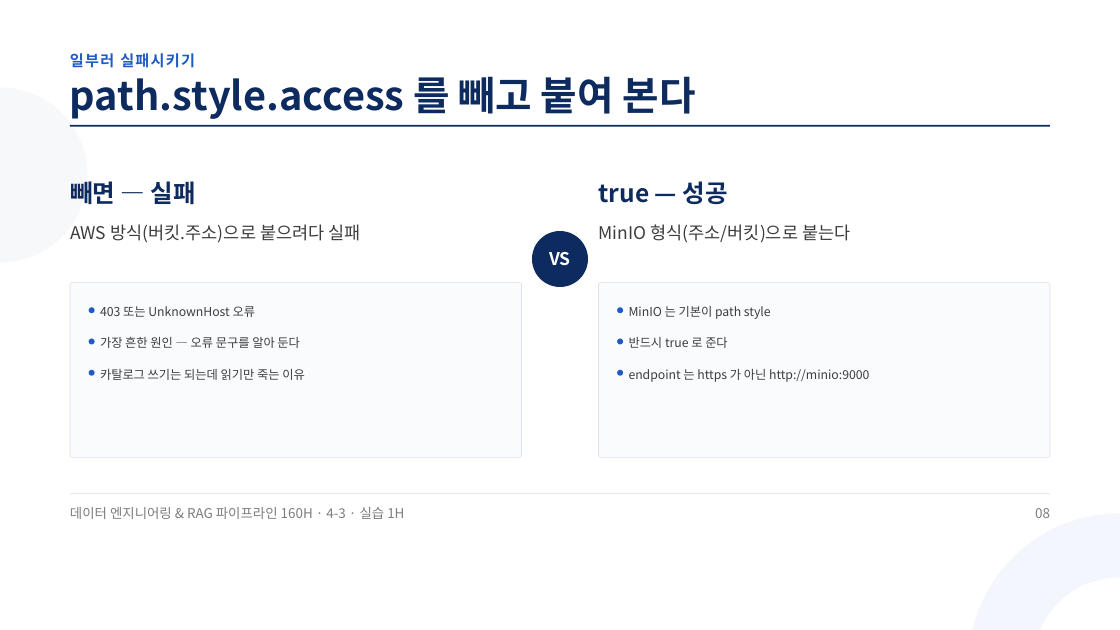
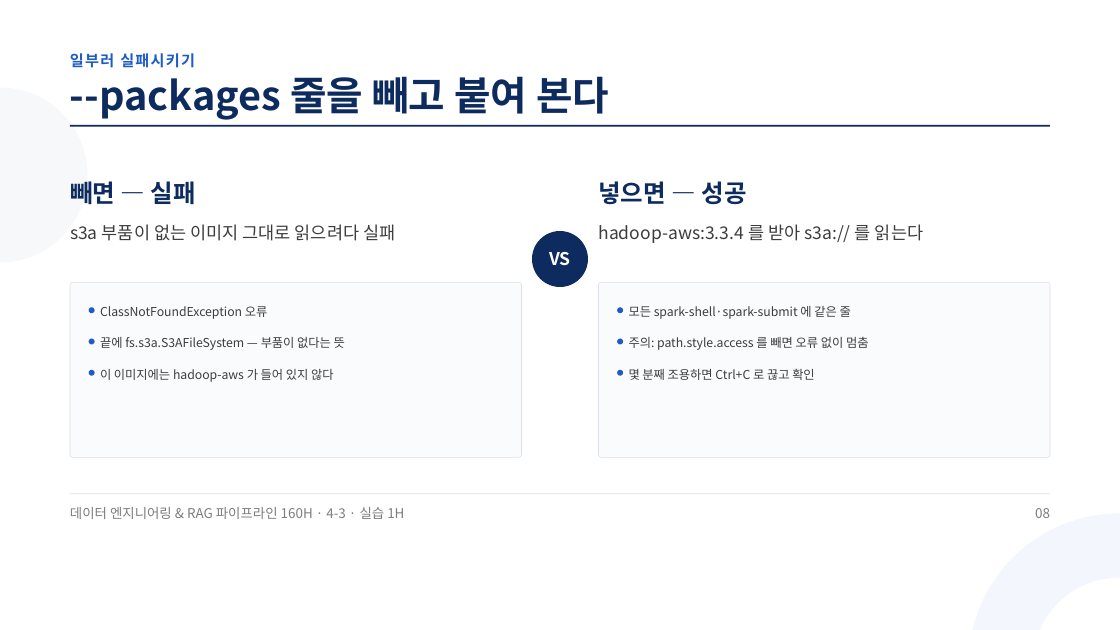
Before and after one commit to aebonlee/materials, a slide deck: slide 8 of data-eng/decks/w4d3s2.pptx. Drawn at 1120x630 pixels with LibreOffice and Linux fonts; fonts in the diff are those of the drawing. Boxes give left, top, right and bottom in pixels: in the first picture for what was removed or moved away, otherwise in the second. Text is boxed around its words. In the diff, an @@ line names an element or a change of style, - is before the commit and + after.

Commit message:
data-eng 4-3 덱 5(실습점검 신설) · 실패 캡처 — 2026-10-15 실측

```diff
--- a/data-eng/decks/w4d3s2.pptx
+++ b/data-eng/decks/w4d3s2.pptx
@@ text at box(70, 76, 609, 120): text changed @@
-path.style.access 를 빼고 붙여 본다
+--packages 줄을 빼고 붙여 본다
@@ text at box(598, 181, 747, 205): text changed @@
-true — 성공
+넣으면 — 성공
@@ text at box(70, 224, 395, 241): text changed @@
-AWS 방식(버킷.주소)으로 붙으려다 실패
+s3a 부품이 없는 이미지 그대로 읽으려다 실패
@@ text at box(598, 224, 923, 243): text changed @@
-MinIO 형식(주소/버킷)으로 붙는다
+hadoop-aws:3.3.4 를 받아 s3a:// 를 읽는다
@@ text at box(100, 306, 268, 319): text changed @@
-403 또는 UnknownHost 오류
+ClassNotFoundException 오류
@@ text at box(629, 306, 851, 319): text changed @@
-MinIO 는 기본이 path style
+모든 spark-shell·spark-submit 에 같은 줄
@@ text at box(100, 337, 345, 350): text changed @@
-가장 흔한 원인 — 오류 문구를 알아 둔다
+끝에 fs.s3a.S3AFileSystem — 부품이 없다는 뜻
@@ text at box(629, 337, 869, 350): text changed @@
-반드시 true 로 준다
+주의: path.style.access 를 빼면 오류 없이 멈춤
@@ text at box(100, 369, 334, 382): text changed @@
-카탈로그 쓰기는 되는데 읽기만 죽는 이유
+이 이미지에는 hadoop-aws 가 들어 있지 않다
@@ text at box(629, 369, 815, 380): text changed @@
-endpoint 는 https 가 아닌 http://minio:9000
+몇 분째 조용하면 Ctrl+C 로 끊고 확인
```
Also in this commit, not shown: 5 other slides changed, 12 other files.
